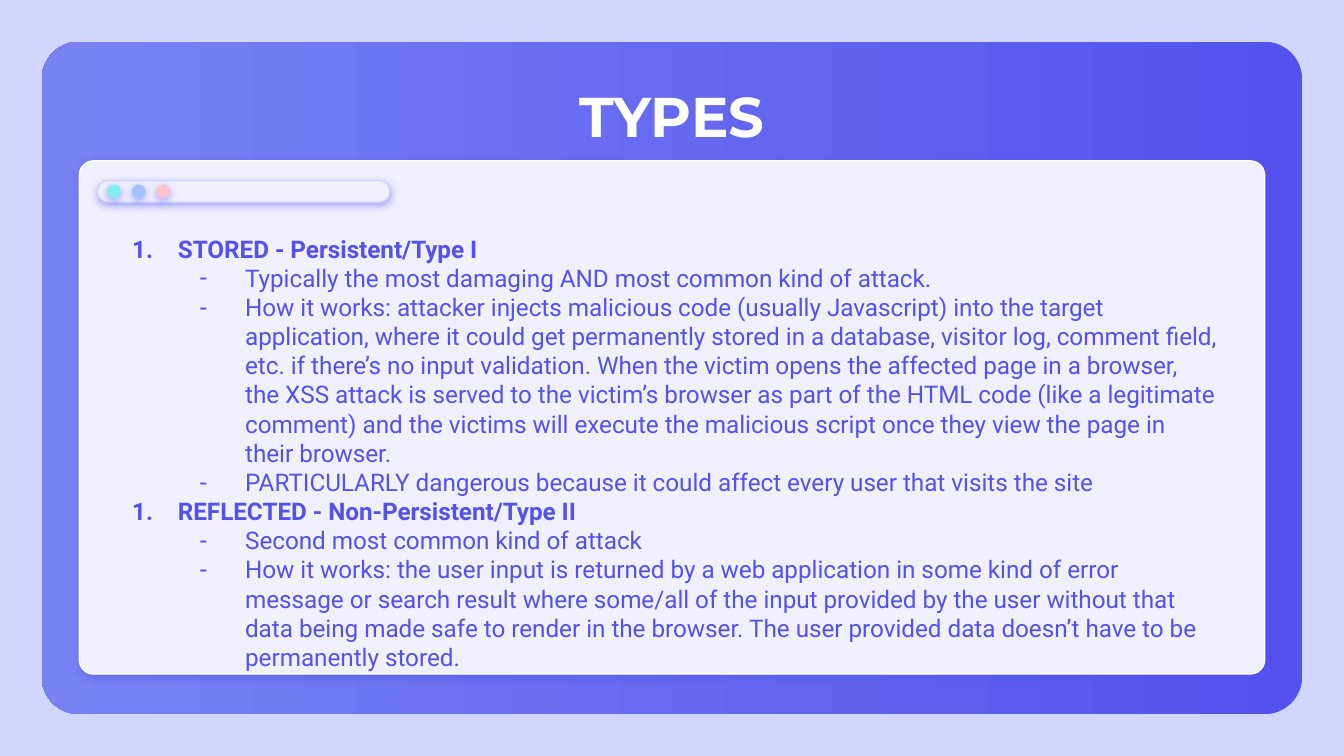
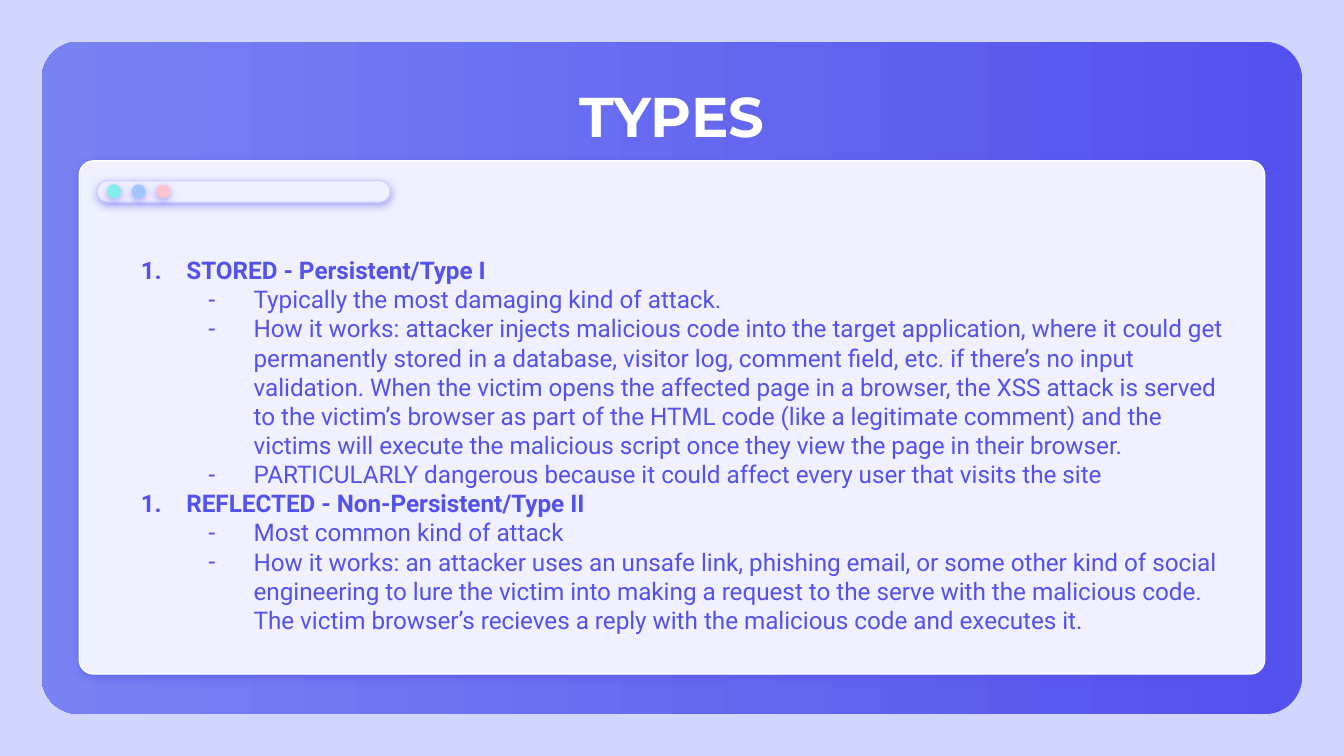
Before and after one commit to kszeto20/CyberFinalProject, a slide deck: slide 6 of Presentation/CyberXSSPresentation.pptx. Drawn at 1344x756 pixels with LibreOffice and Linux fonts; fonts in the diff are those of the drawing. Boxes give left, top, right and bottom in pixels: in the first picture for what was removed or moved away, otherwise in the second. Text is boxed around its words. In the diff, an @@ line names an element or a change of style, - is before the commit and + after.

Commit message:
updated Presentation

```diff
--- a/Presentation/CyberXSSPresentation.pptx
+++ b/Presentation/CyberXSSPresentation.pptx
@@ text "STORED - Persistent/Type I": place and size @@
-text "STORED - Persistent/Type I" at box(178, 240, 1217, 671)
+text "STORED - Persistent/Type I" at box(186, 261, 1222, 634)
@@ text at box(254, 289, 1222, 459): text changed @@
-– Typically the most damaging AND most common kind of attack.
-– How it works: attacker injects malicious code (usually Javascript) into the target application, where it could get permanently stored in a database, visitor log, comment field, etc. if there’s no input validation. When the victim opens the affected page in a browser, the XSS attack is served to the victim’s browser as part of the HTML code (like a legitimate comment) and the victims will execute the malicious script once they view the page in their browser.
+– Typically the most damaging kind of attack.
+– How it works: attacker injects malicious code into the target application, where it could get permanently stored in a database, visitor log, comment field, etc. if there’s no input validation. When the victim opens the affected page in a browser, the XSS attack is served to the victim’s browser as part of the HTML code (like a legitimate comment) and the victims will execute the malicious script once they view the page in their browser.
@@ text at box(254, 522, 1216, 634): text changed @@
-– Second most common kind of attack
-– How it works: the user input is returned by a web application in some kind of error message or search result where some/all of the input provided by the user without that data being made safe to render in the browser. The user provided data doesn’t have to be permanently stored.
+– Most common kind of attack
+– How it works: an attacker uses an unsafe link, phishing email, or some other kind of social engineering to lure the victim into making a request to the serve with the malicious code. The victim browser’s recieves a reply with the malicious code and executes it.
```
Also in this commit, not shown: 5 other slides changed, 3 slides added.
